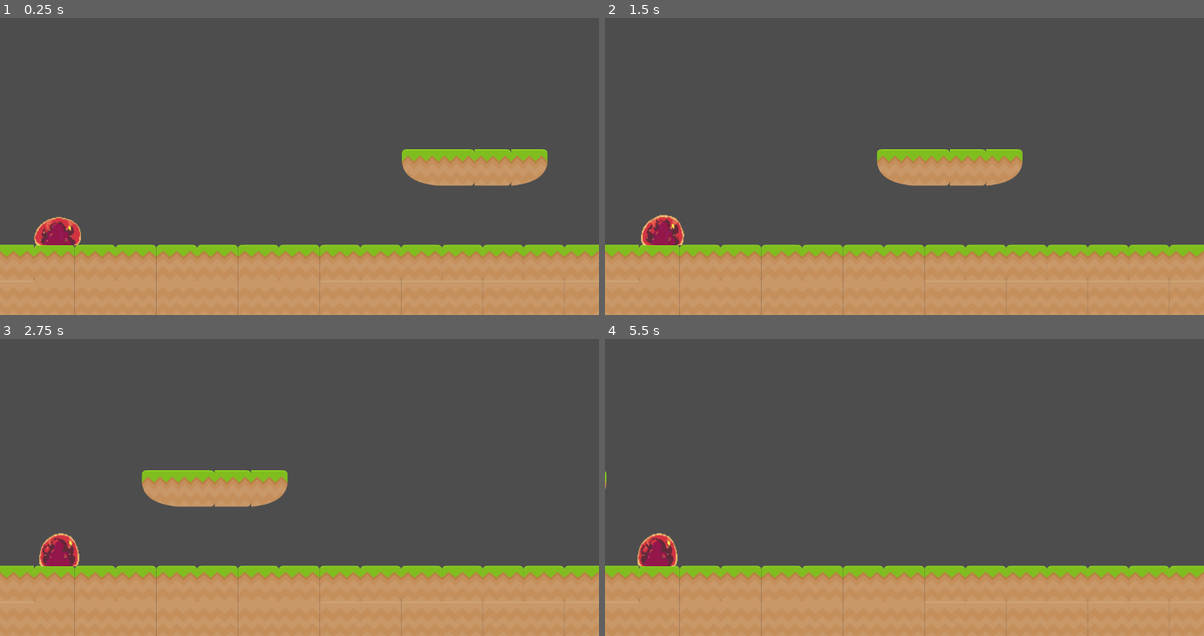
Above: before the commit, frames 1-4 (two rows, left to right).
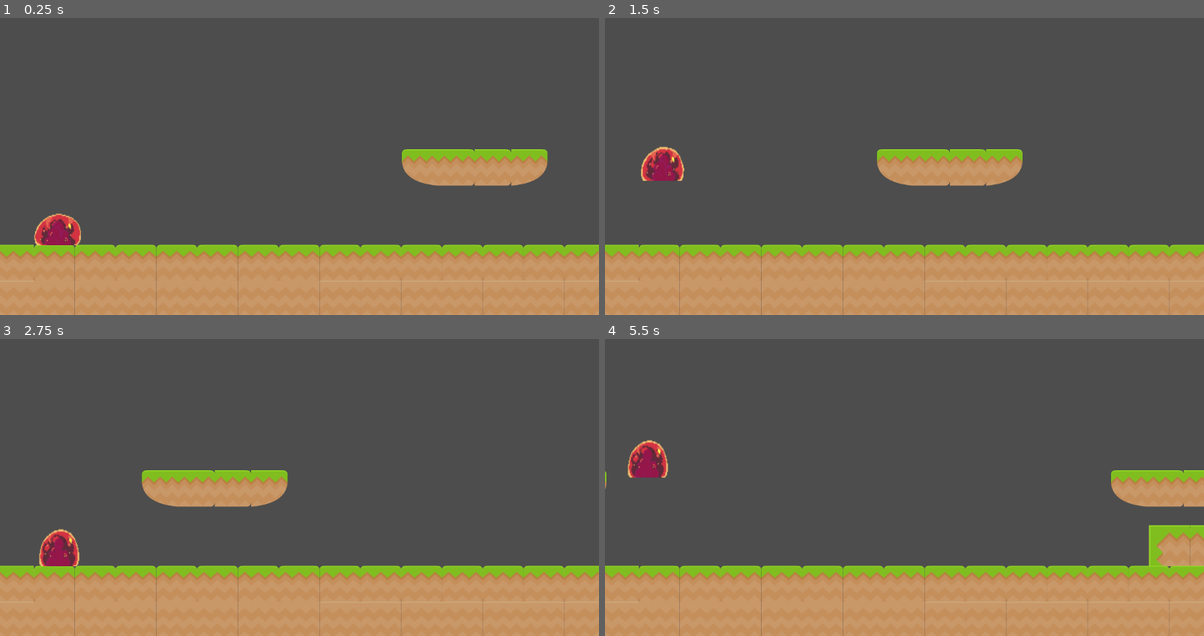
Above: after the commit, the same moments.

Repository: gclement42/slimeRunner
Game: Godot game, scene res://main.tscn
The game is run twice, just before and just after one commit, with the same random seed, the same clock (stepped at 60 frames per second) and the same inputs.
Inputs:
- Up to frame 1 (0.25 s): no input
- Up to frame 2 (1.5 s): tap Enter (ui_accept) at 0.5, 0.77 s; hold Right (ui_right) from 0.53 s (still down)
- Up to frame 3 (2.75 s): tap Enter (ui_accept) at 1.52 s; release Right (ui_right) at 2.03 s; hold Left (ui_left) from 2.03 s (still down)
- Up to frame 4 (5.5 s): release Left (ui_left) at 2.78 s; hold Right (ui_right) 2.78-4.28 s; tap Enter (ui_accept) at 3.02, 3.77, 4.52 s; hold Left (ui_left) 4.28-5.03 s; hold Right (ui_right) from 5.03 s (still down)

The runs differ from the first frame. In frame 1, 0.2% of the frame differs, in the area x 5-14%, y 65-77%; in frame 2, 1.3%; in frame 3, 0.3%; in frame 4, 4.4%, in the area x 3-100%, y 34-77%.

Commit message:
segments scroll ok

Diff:
--- a/Player.gd
+++ b/Player.gd
@@ -3,7 +3,7 @@
 @onready var _animated_sprite = $AnimatedSprite2D
 
 const SPEED = 400.0
-const JUMP_VELOCITY = -400.0
+const JUMP_VELOCITY = -600.0
 
 # Get the gravity from the project settings to be synced with RigidBody nodes.
 var gravity = ProjectSettings.get_setting("physics/2d/default_gravity")
--- a/Segments/b.tscn
+++ b/Segments/b.tscn
@@ -1,8 +1,10 @@
-[gd_scene load_steps=2 format=3 uid="uid://bkvyoe67b48qs"]
+[gd_scene load_steps=3 format=3 uid="uid://bkvyoe67b48qs"]
 
 [ext_resource type="TileSet" uid="uid://ndt6crgmudsh" path="res://Assets/tileset.tres" id="1_2fswn"]
+[ext_resource type="Script" path="res://Segments/segment.gd" id="1_vemjy"]
 
 [node name="Level" type="Node2D"]
+script = ExtResource("1_vemjy")
 
 [node name="TileMap" type="TileMap" parent="."]
 position = Vector2(871, 216)
@@ -10,3 +12,9 @@
 tile_set = ExtResource("1_2fswn")
 format = 2
 layer_0/tile_data = PackedInt32Array(262137, 131072, 5, 262138, 262144, 2, 262139, 262144, 2, 262140, 131072, 4)
+
+[node name="VisibleOnScreenNotifier2D" type="VisibleOnScreenNotifier2D" parent="."]
+position = Vector2(473, 490)
+scale = Vector2(15.8223, 3.75751)
+
+[connection signal="screen_exited" from="VisibleOnScreenNotifier2D" to="." method="_on_visible_on_screen_notifier_2d_screen_exited"]
--- /dev/null
+++ b/Segments/segment.gd
@@ -0,0 +1,7 @@
+extends Node2D
+
+
+@onready var vis = $VisibleOnScreenNotifier2D
+
+func _on_visible_on_screen_notifier_2d_screen_exited():
+	self.queue_free()
--- a/main.gd
+++ b/main.gd
@@ -6,15 +6,23 @@
 ]
 
 var speed = 200
+var tick = 0
 # Called when the node enters the scene tree for the first time.
 func _ready():
 	spawn_segments(0, 0)
 
+func _process(delta):
+	tick += 1
+	if (tick == 150):
+		spawn_segments(750, 0)
+		tick = 0
 # Called every frame. 'delta' is the elapsed time since the previous frame.
 func _physics_process(delta):
 	for area in $Areas.get_children():
 		area.position.x -= speed * delta
 
+
+
 func spawn_segments(x,y):
 	var seg = segments[randi() % len(segments)].instantiate()
 	seg.position = Vector2(x, y)
--- a/main.tscn
+++ b/main.tscn
@@ -19,4 +19,4 @@
 
 [node name="Player" parent="." instance=ExtResource("2_ee4cv")]
 position = Vector2(24, 477)
-scale = Vector2(2.44819, 2.60355)
+scale = Vector2(2.44819, 2.91721)
